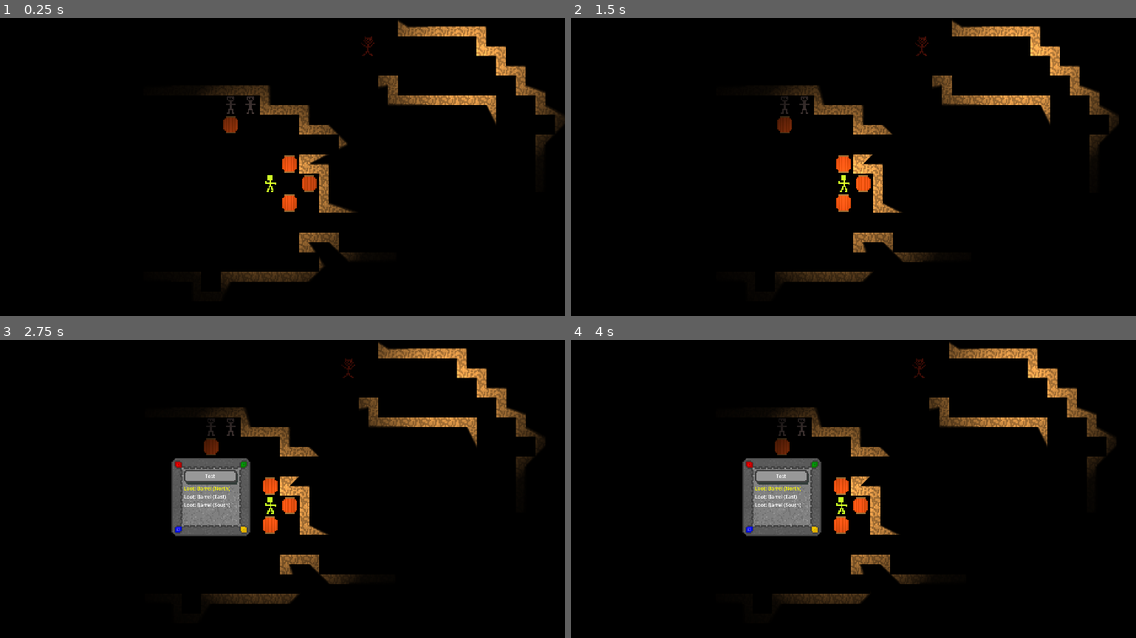
Above: before the commit, frames 1-4 (two rows, left to right).
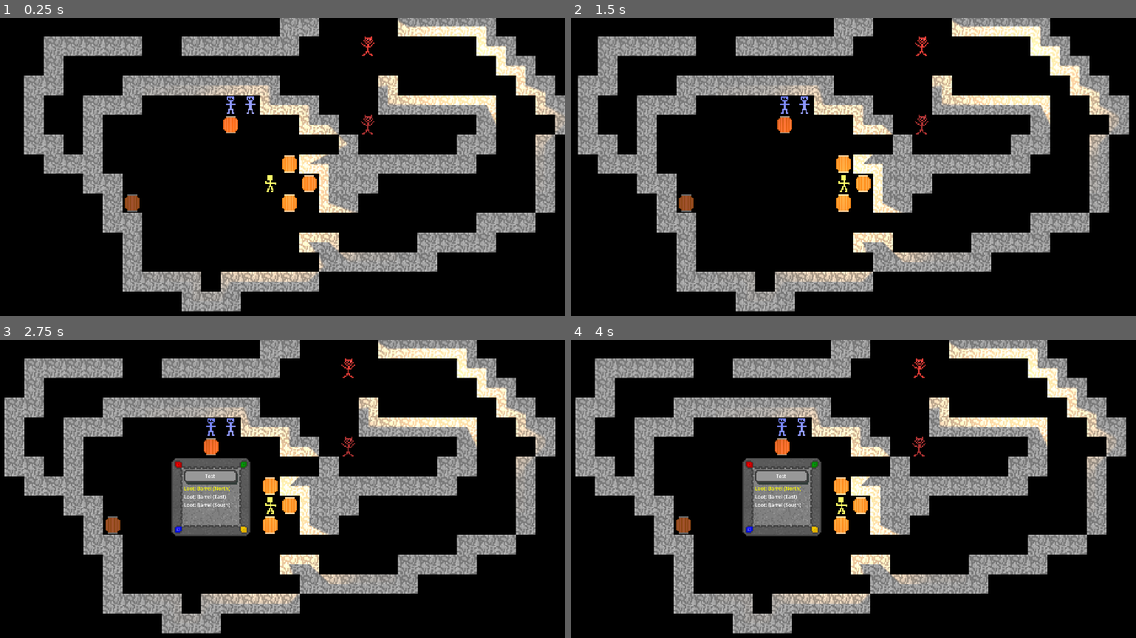
Above: after the commit, the same moments.

Repository: E-Rodowicz/Project-Fantasy
Game: Godot game, scene res://scenes/levels/world.tscn
Two runs of this game, one before a commit and one after it. Both use one fixed random seed, a clock stepped at 60 frames per second and the inputs below.
Inputs:
- Up to frame 1 (0.25 s): no input
- Up to frame 2 (1.5 s): tap Enter at 0.5 s; hold Right (ui_right) 0.53-1.28 s; tap 1 (ability_1) at 0.6 s; hold Down (ui_down) from 1.28 s (still down); tap G (end_turn) at 1.35 s
- Up to frame 3 (2.75 s): release Down (ui_down) at 2.03 s; hold Right (ui_right) from 2.03 s (still down); hold E (interact) from 2.03 s (still down)
- Up to frame 4 (4 s): release Right (ui_right) at 2.78 s; release E (interact) at 2.78 s; hold Up (ui_up) 2.78-3.53 s; tap C (open_character) at 2.85 s; hold Left (ui_left) from 3.53 s (still down); hold J (open_journal) from 3.53 s (still down)

The runs differ from the first frame. In frame 1, 28% of the frame differs, in the area x 4-100%, y 0-99%; in frame 2, 28%, in the area x 1-99%, y 0-99%; in frame 3, 28%; in frame 4, 28%.

Commit message:
Combat Log
Added a combat log

Diff:
--- a/project.godot
+++ b/project.godot
@@ -25,6 +25,7 @@
 LootManager="*uid://c6m2vyr2mqcer"
 InteractManager="*uid://ch16rf63rwelf"
 BattleManager="*uid://de01d4j3efl18"
+CombatLog="*uid://b6ehgsn8cuax5"
 
 [display]
 
--- a/scenes/entities/enemy/enemy_test.gd
+++ b/scenes/entities/enemy/enemy_test.gd
@@ -29,12 +29,12 @@
 
 func take_damage(amount: int) -> void:
 	current_hp = max(0, current_hp - amount)
-	print(name, " took ", amount, " damage. HP now ", current_hp, "/", stats.get_max_hp())
+	CombatLog.add(name + " takes " + str(amount) + " damage. (" + str(current_hp) + "/" + str(stats.get_max_hp()) + " HP)")
 	if current_hp <= 0:
 		_die()
 
 func _die() -> void:
-	print(name, " has died.")
+	CombatLog.add(name + " has been slain.")
 	BattleManager.remove_combatant(self)
 	queue_free()
 
--- a/scenes/entities/player/player.tscn
+++ b/scenes/entities/player/player.tscn
@@ -229,6 +229,8 @@
 texture_scale = 0.4
 height = 16.0
 script = ExtResource("3_bj7e2")
+flicker_speed = 6.0
+energy_variance = 0.06
 
 [node name="player_arrow_sprite" type="AnimatedSprite2D" parent="." unique_id=1976443915]
 z_index = 10
--- /dev/null
+++ b/scenes/gui/combat_log_display.gd
@@ -0,0 +1,19 @@
+extends Control
+
+@onready var log_label: RichTextLabel = $PanelContainer/RichTextLabel
+
+func _ready() -> void:
+	process_mode = Node.PROCESS_MODE_ALWAYS
+	# This bascially means when the message_added signal fires from CombatLog, call the
+	# _on_message_added function.
+	CombatLog.message_added.connect(_on_message_added)
+	visible = false
+
+func _process(_delta: float) -> void:
+	if BattleManager.active and not visible:
+		visible = true
+	elif not BattleManager.active and visible:
+		visible = false
+
+func _on_message_added(text: String) -> void:
+	log_label.append_text(text + "\n")
--- /dev/null
+++ b/scenes/gui/combat_log_display.tscn
@@ -0,0 +1,22 @@
+[gd_scene format=3 uid="uid://c8afkgoc38bw"]
+
+[ext_resource type="Script" uid="uid://dm6wvr2oqrecs" path="res://scenes/gui/combat_log_display.gd" id="1_1b6rm"]
+
+[node name="CombatLogDisplay" type="Control" unique_id=947158895]
+layout_mode = 3
+anchors_preset = 0
+offset_right = 1920.0
+offset_bottom = 1080.0
+script = ExtResource("1_1b6rm")
+
+[node name="PanelContainer" type="PanelContainer" parent="." unique_id=854032027]
+layout_mode = 0
+offset_left = 100.0
+offset_top = 656.0
+offset_right = 800.0
+offset_bottom = 988.0002
+
+[node name="RichTextLabel" type="RichTextLabel" parent="PanelContainer" unique_id=311139901]
+layout_mode = 2
+scroll_following = true
+vertical_alignment = 2
--- a/scenes/levels/world.tscn
+++ b/scenes/levels/world.tscn
@@ -8,6 +8,8 @@
 [ext_resource type="Resource" uid="uid://c556jdspaucoc" path="res://scripts/combat/golbin.tres" id="6_gy5pc"]
 [ext_resource type="Texture2D" uid="uid://g5y5qjk8hbeo" path="res://assets/sprites/combat_overlay.png" id="7_0lift"]
 [ext_resource type="Script" uid="uid://bfuu7yn77lq0m" path="res://scenes/entities/player/light_flicker.gd" id="8_dp8al"]
+[ext_resource type="Script" uid="uid://b6ehgsn8cuax5" path="res://scripts/autoloaders/CombatLog.gd" id="9_csbb7"]
+[ext_resource type="PackedScene" uid="uid://c8afkgoc38bw" path="res://scenes/gui/combat_log_display.tscn" id="10_mmplq"]
 
 [sub_resource type="TileSetAtlasSource" id="TileSetAtlasSource_lfyvx"]
 texture = ExtResource("2_7k8c1")
@@ -272,6 +274,7 @@
 position = Vector2(-40, -72)
 
 [node name="CanvasModulate" type="CanvasModulate" parent="." unique_id=1899601071]
+visible = false
 color = Color(0, 0, 0, 1)
 
 [node name="WorldEnvironment" type="WorldEnvironment" parent="." unique_id=1827157273]
@@ -305,3 +308,8 @@
 texture_scale = 0.4
 height = 16.0
 script = ExtResource("8_dp8al")
+
+[node name="CanvasLayer" type="CanvasLayer" parent="." unique_id=1638175756]
+script = ExtResource("9_csbb7")
+
+[node name="CombatLogDisplay" parent="CanvasLayer" unique_id=947158895 instance=ExtResource("10_mmplq")]
--- a/scripts/autoloaders/BattleManager.gd
+++ b/scripts/autoloaders/BattleManager.gd
@@ -28,9 +28,12 @@
 	turn_order = TurnOrder.new()
 	turn_order.setup(combatants)
 
-	print("Battle started with: ")
+	CombatLog.clear()
+	var names: String = ""
 	for c in combatants:
-		print("  - ", c.name)
+		names += c.name + ", "
+	# Trum suffic get rid of the ending, meaning the last name does not get the comma and space.
+	CombatLog.add("Battle started: " + names.trim_suffix(", "))
 
 	_next_turn()
 
@@ -38,7 +41,7 @@
 	if not active:
 		return
 	current_combatant = turn_order.get_next_turn()
-	print("It is ", current_combatant.name, "'s turn")
+	CombatLog.add(current_combatant.name + "'s turn.")
 
 	if current_combatant.is_in_group("player"):
 		_start_player_turn()
@@ -106,11 +109,11 @@
 		_end_battle_victory()
 
 func _end_battle_victory() -> void:
-	print("Victory!")
+	CombatLog.add("Victory!")
 	_cleanup()
 
 func _end_battle_player_dead() -> void:
-	print("Game over")
+	CombatLog.add("Defeated...")
 	_cleanup()
 	get_tree().quit()
 
--- /dev/null
+++ b/scripts/autoloaders/CombatLog.gd
@@ -0,0 +1,17 @@
+extends Node
+
+signal message_added(text: String)
+
+var messages: Array = []
+const MAX_MESSAGES: int = 50
+
+func add(text: String) -> void:
+	messages.append(text)
+	if messages.size() > MAX_MESSAGES:
+		# Removes oldest message.
+		messages.pop_front()
+	# Emits a signal so that anything listening knows there's a new message.
+	message_added.emit(text)
+
+func clear() -> void:
+	messages.clear()
--- a/scripts/combat/combatant_turn.gd
+++ b/scripts/combat/combatant_turn.gd
@@ -280,6 +280,8 @@
 	# Take away the MP used.
 	mp_budget -= path_cost
 
+	CombatLog.add(combatant.name + " moves. (" + str(path_cost) + " MP, " + str(mp_budget) + " MP remaining)")
+
 	# Clear the path and waypoints, move is done.
 	waypoints.clear()
 	full_path.clear()
@@ -440,13 +442,14 @@
 func _apply_damage(target: Node, amount: int) -> void:
 	if target.is_in_group("player"):
 		PlayerData.take_damage(amount)
-		print("Player took ", amount, " damage. HP now ", PlayerData.current_hp, "/", PlayerData.max_hp)
+		CombatLog.add(combatant.name + " hits Player for " + str(amount) + " damage. (" + str(PlayerData.current_hp) + "/" + str(PlayerData.max_hp) + " HP)")
 		if PlayerData.current_hp <= 0:
 			BattleManager.remove_combatant(target)
 	else:
 		# The enemy node handles its own HP and death (removing itself from the
 		# battle and freeing itself when it hits 0).
 		target.take_damage(amount)
+		CombatLog.add(combatant.name + " hits " + target.name + " for " + str(amount) + " damage.")
 
 # Returns the combatant node standing on a tile, or null. Skips the player so you
 # can never target yourself.
@@ -501,8 +504,14 @@
 		await _animate_movement(path)
 		player_tile = destination
 		# This takes away the cost of the move to that tile from the mp_budget. "reachable" checks
-		# the cost ad "destination" is the tile it uses to calculate that cost.
-		mp_budget -= reachable[destination]
+		# the cost and "destination" is the tile it uses to calculate that cost.
+		# This var is specifically made for the combat log, so that we can show how much MP was
+		# used. If it was mp_budget -= reachable[destination], the amount would not be stored
+		# anywhere and we could not display it. We could just grab it from the dictionary again, but
+		# its more clean to store it locally.
+		var move_cost: int = reachable[destination]
+		mp_budget -= move_cost
+		CombatLog.add(combatant.name + " moves. (" + str(move_cost) + " MP)")
 
 	# After moving, it checks if target is adjacent and attacks.
 	if _is_adjacent(player_tile, target_tile) and attacks_remaining > 0:
Not shown, added: scenes/gui/combat_log_display.gd.uid
Not shown, added: scripts/autoloaders/CombatLog.gd.uid
